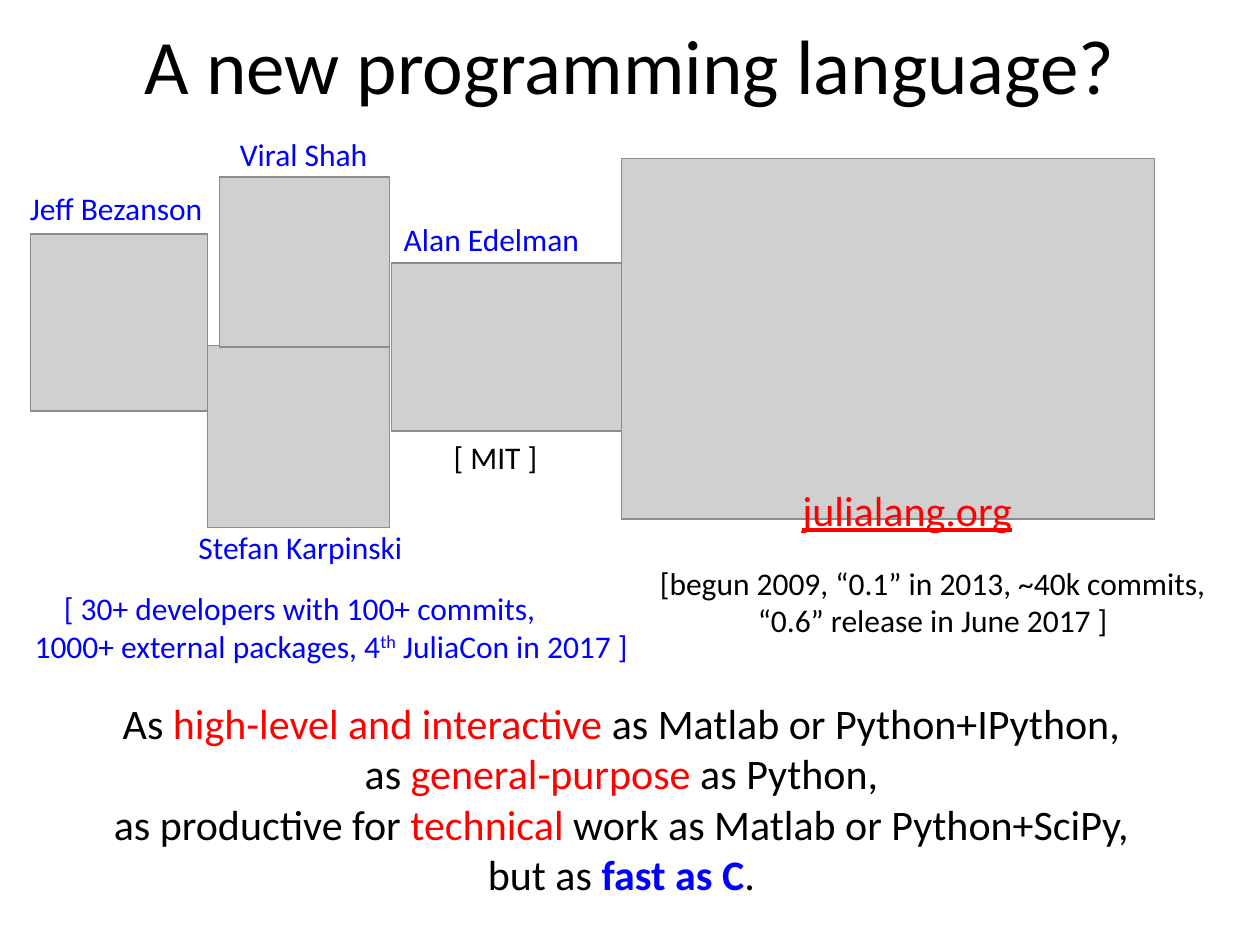
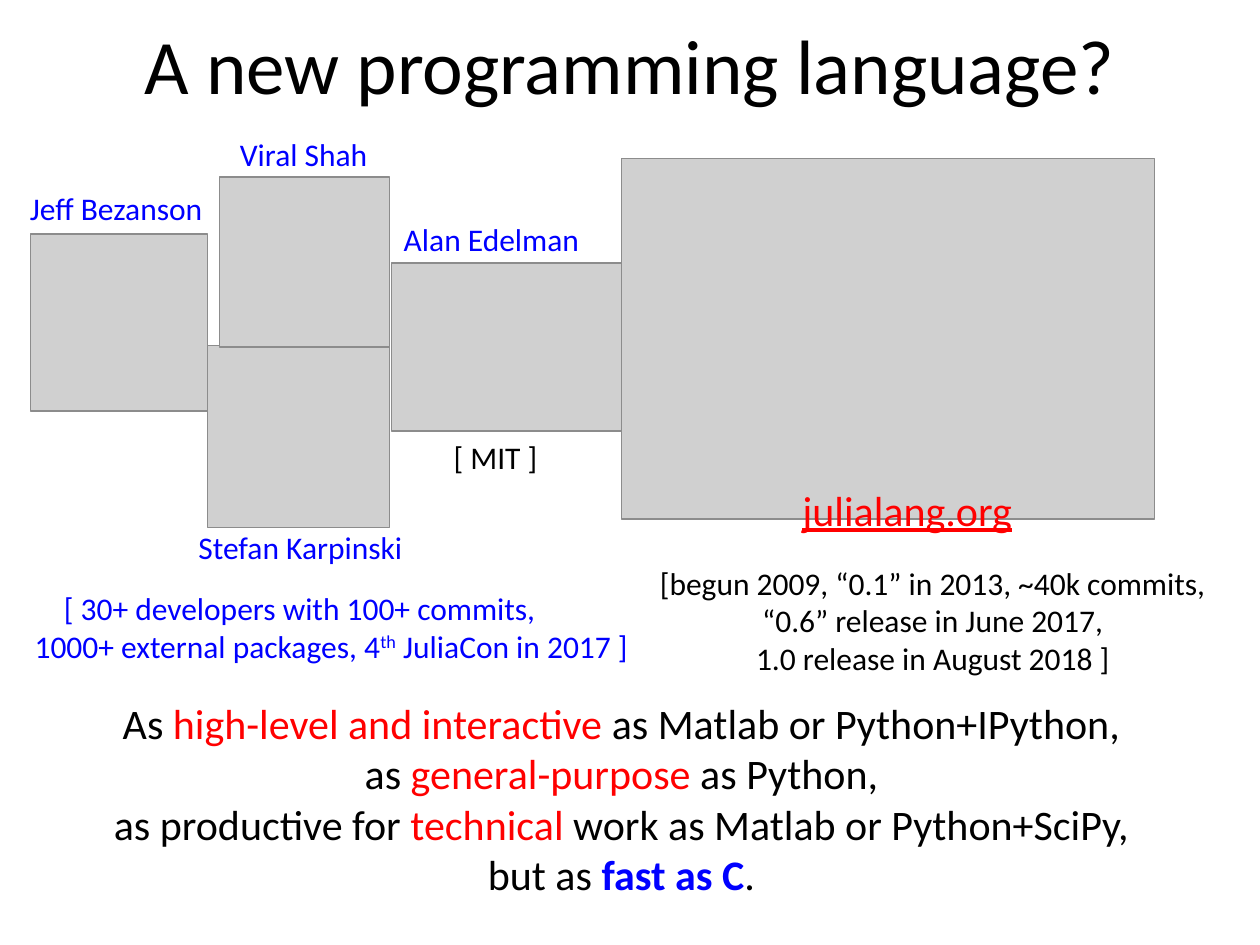
Before and after one commit to mitmath/1806, a slide deck: slide 5 of julia/Julia-intro.pptx. Drawn at 1260x945 pixels with LibreOffice and Linux fonts; fonts in the diff are those of the drawing; grey boxes stand for pictures. Boxes give left, top, right and bottom in pixels: in the first picture for what was removed or moved away, otherwise in the second. Text is boxed around its words. In the diff, an @@ line names an element or a change of style, - is before the commit and + after.

```diff
--- a/julia/Julia-intro.pptx
+++ b/julia/Julia-intro.pptx
@@ text at box(756, 609, 1103, 676): text changed @@
-“0.6” release in June 2017 ]
+“0.6” release in June 2017,
+1.0 release in August 2018 ]
```
Also in this commit, not shown: 1 other slide changed.
